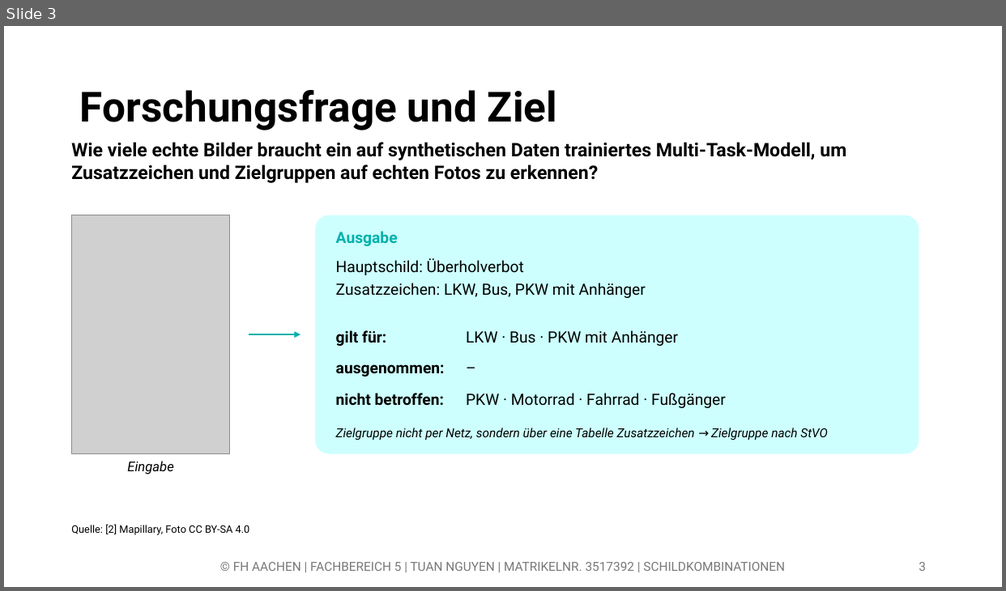
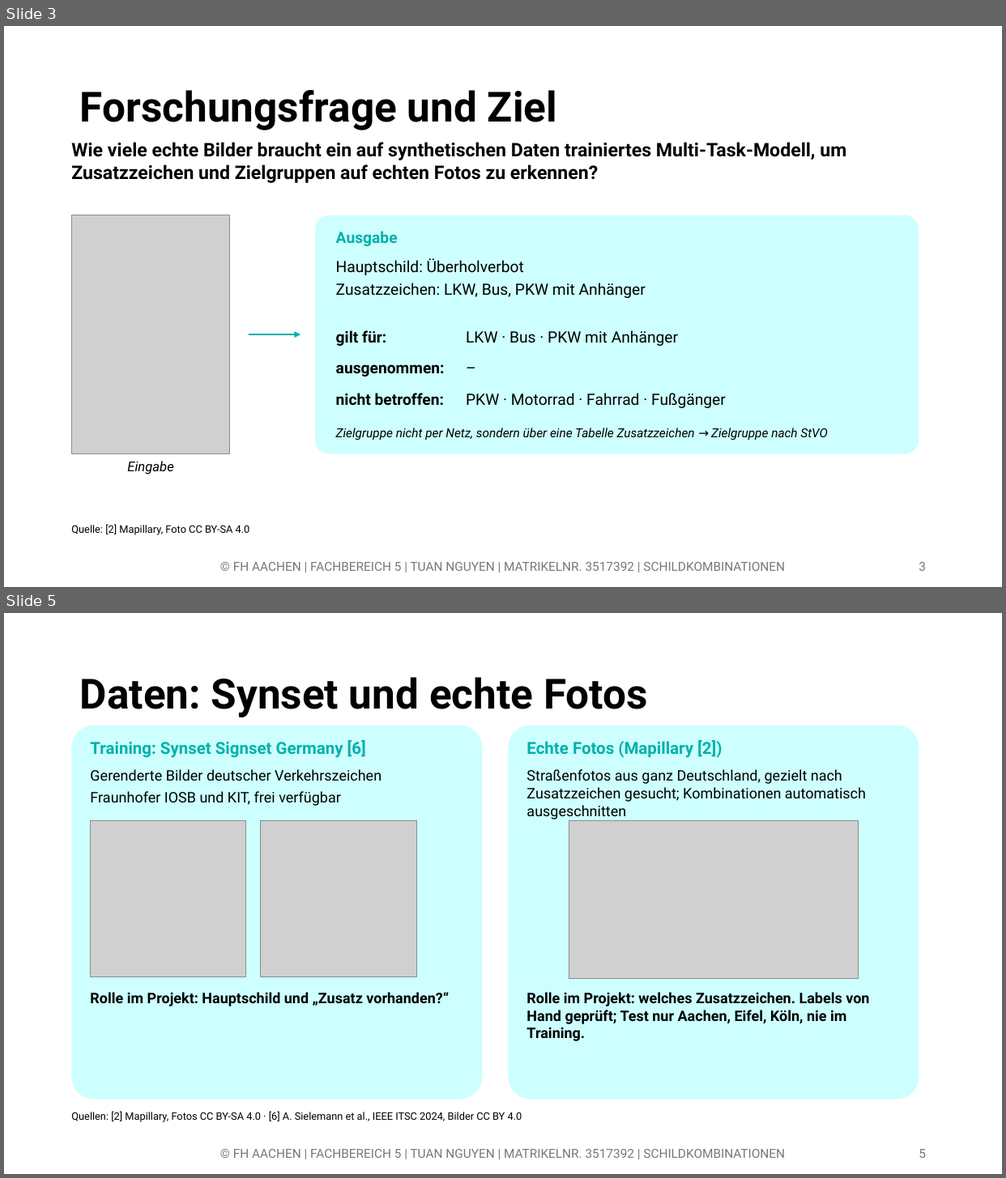
Before and after one commit to tuananh-aa-2001/Traffic-Sign-Recognition-System, a slide deck: praesentationen/01_einstiegspraesentation.pptx. Shown one above the other, each under a label of ours: slide 3 before the commit, slides 3 and 5 after it; the slides between them are not shown. The pictures are 1006x591 and 1006x1178 pixels, drawn with LibreOffice and Linux fonts; fonts in the diff are those of the drawing; grey boxes stand for pictures; background and template pictures are left out. Boxes give left, top, right and bottom in pixels: in the first picture for what was removed or moved away, otherwise in the second. Text is boxed around its words. In the diff, an @@ line names an element or a change of style, - is before the commit and + after.

Commit message:
docs: intro presentation with approach and data sources, without figures

```diff
--- a/praesentationen/01_einstiegspraesentation.pptx
+++ b/praesentationen/01_einstiegspraesentation.pptx
@@ slide 5 added at (x1=4, y1=613, x2=1002, y2=1174), background #FFFFFF @@
@@ title added at (x1=80, y1=677, x2=647, y2=717), 40 pt, text #000000, bold @@
+Daten: Synset und echte Fotos
@@ rounded rectangle added at (x1=71, y1=726, x2=483, y2=1100), fill #CDFFFE @@
@@ rounded rectangle added at (x1=509, y1=726, x2=919, y2=1100), fill #CDFFFE @@
@@ text added at (x1=90, y1=740, x2=366, y2=758), 16 pt, text #00B1AC, bold @@
+Training: Synset Signset Germany [6]
@@ text added at (x1=526, y1=740, x2=722, y2=758), 16 pt, text #00B1AC, bold @@
+Echte Fotos (Mapillary [2])
@@ text added at (x1=90, y1=769, x2=381, y2=806), 14 pt, text #000000 @@
+Gerenderte Bilder deutscher Verkehrszeichen
+Fraunhofer IOSB und KIT, frei verfügbar
@@ text added at (x1=526, y1=769, x2=866, y2=802), 14 pt, text #000000 @@
+Straßenfotos aus ganz Deutschland, gezielt nach Zusatzzeichen gesucht; Kombinationen automatisch ausgeschnitten
@@ picture added at (x1=90, y1=821, x2=246, y2=977) @@
@@ picture added at (x1=261, y1=821, x2=416, y2=977) @@
@@ picture added at (x1=569, y1=821, x2=859, y2=979) @@
@@ text added at (x1=90, y1=992, x2=449, y2=1007), 14 pt, text #000000, bold @@
+Rolle im Projekt: Hauptschild und „Zusatz vorhanden?“
@@ text added at (x1=526, y1=992, x2=869, y2=1024), 14 pt, text #000000, bold @@
+Rolle im Projekt: welches Zusatzzeichen. Labels von Hand geprüft; Test nur Aachen, Eifel, Köln, nie im Training.
@@ text added at (x1=71, y1=1111, x2=522, y2=1122), 10 pt, text #000000 @@
+Quellen: [2] Mapillary, Fotos CC BY-SA 4.0 · [6] A. Sielemann et al., IEEE ITSC 2024, Bilder CC BY 4.0
@@ text added at (x1=233, y1=1149, x2=785, y2=1158), 12 pt, text #797979 @@
+© FH AACHEN | FACHBEREICH 5 | TUAN NGUYEN | MATRIKELNR. 3517392 | SCHILDKOMBINATIONEN
@@ page number added at (x1=918, y1=1149, x2=926, y2=1158), 12 pt, text #797979 @@
+5
```
Also in this commit, not shown: 1 slide changed, 1 other slide added.
